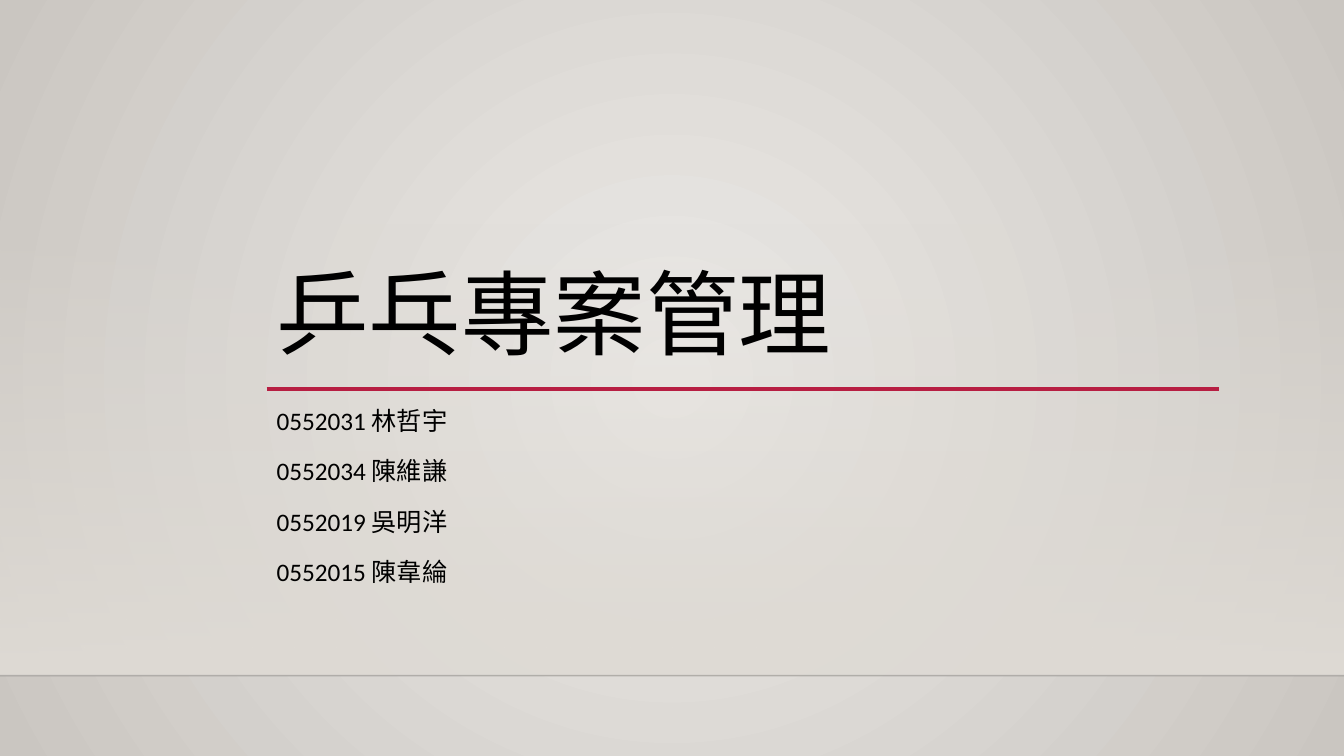
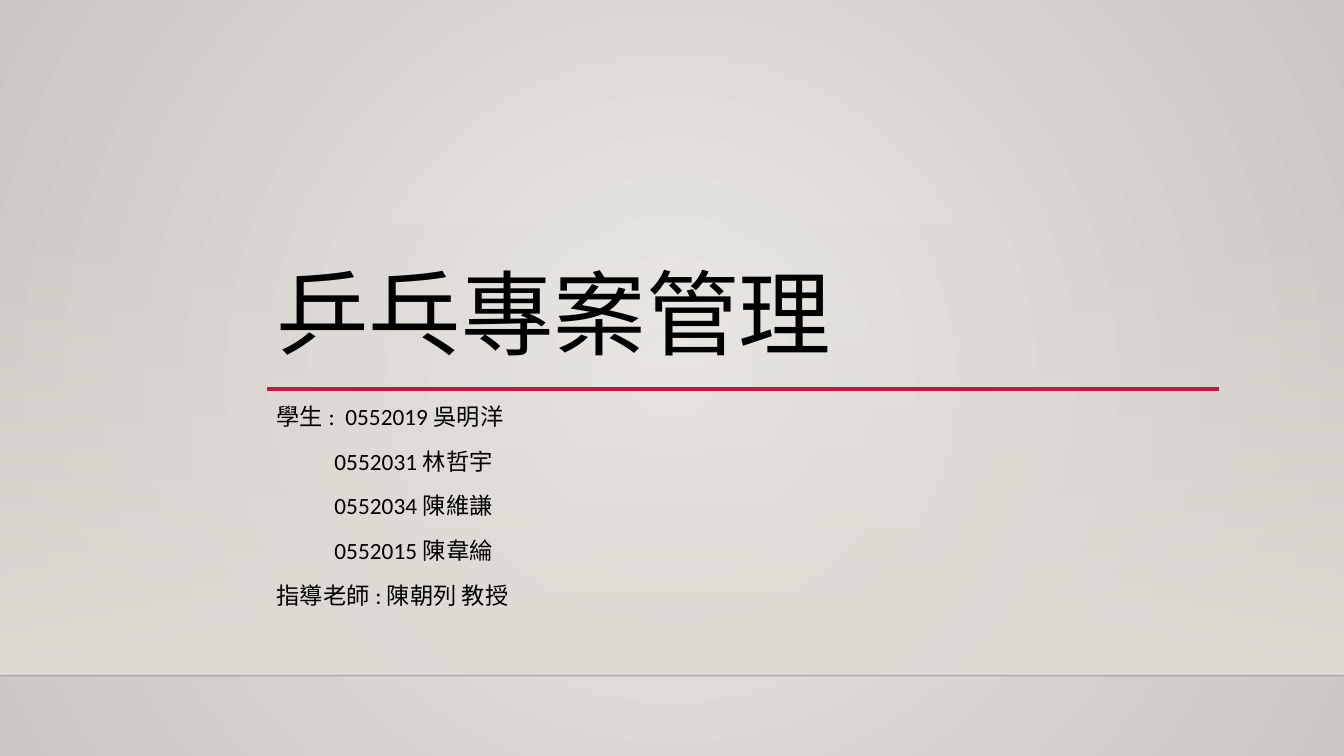
Before and after one commit to mingyang13795/Ping_Pong, a slide deck: slide 1 of 專案管理.pptx. Drawn at 1344x756 pixels with LibreOffice and Linux fonts; fonts in the diff are those of the drawing; background and template pictures are left out. Boxes give left, top, right and bottom in pixels: in the first picture for what was removed or moved away, otherwise in the second. Text is boxed around its words. In the diff, an @@ line names an element or a change of style, - is before the commit and + after.

```diff
--- a/專案管理.pptx
+++ b/專案管理.pptx
@@ subtitle at box(277, 405, 503, 427): paragraph added @@
+學生 : 0552019 吳明洋
@@ subtitle at box(334, 450, 493, 561): size 18 to 16.6 pt in "0552031 林哲宇", "0552034 陳維謙", "0552015 陳韋綸"; line spacing 1.2 to 1.1 @@
@@ subtitle at box(277, 510, 448, 533): paragraph removed @@
-0552019 吳明洋
@@ subtitle at box(277, 584, 509, 606): paragraph added @@
+指導老師 : 陳朝列 教授
```
Also in this commit, not shown: 5 other slides changed, 4 slides added.
